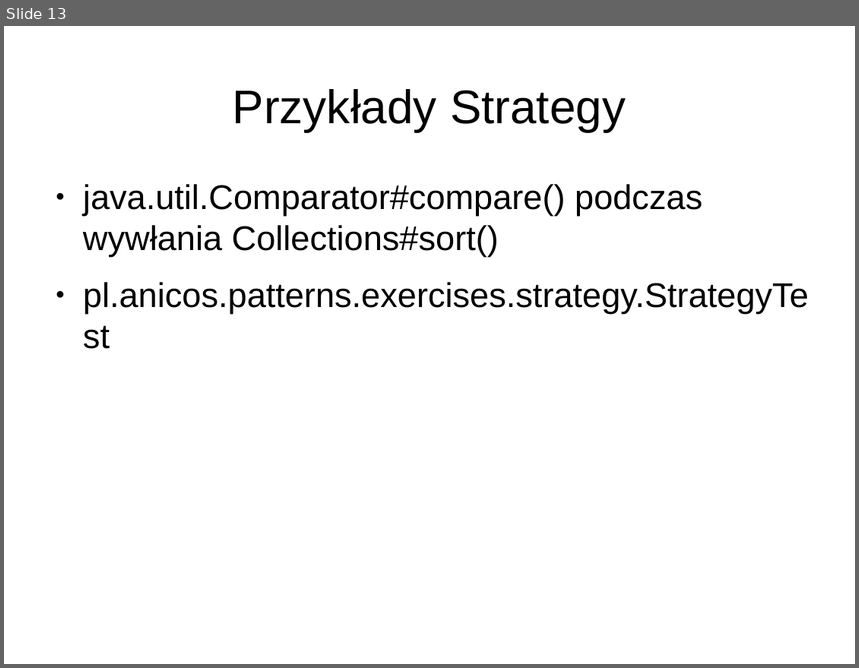
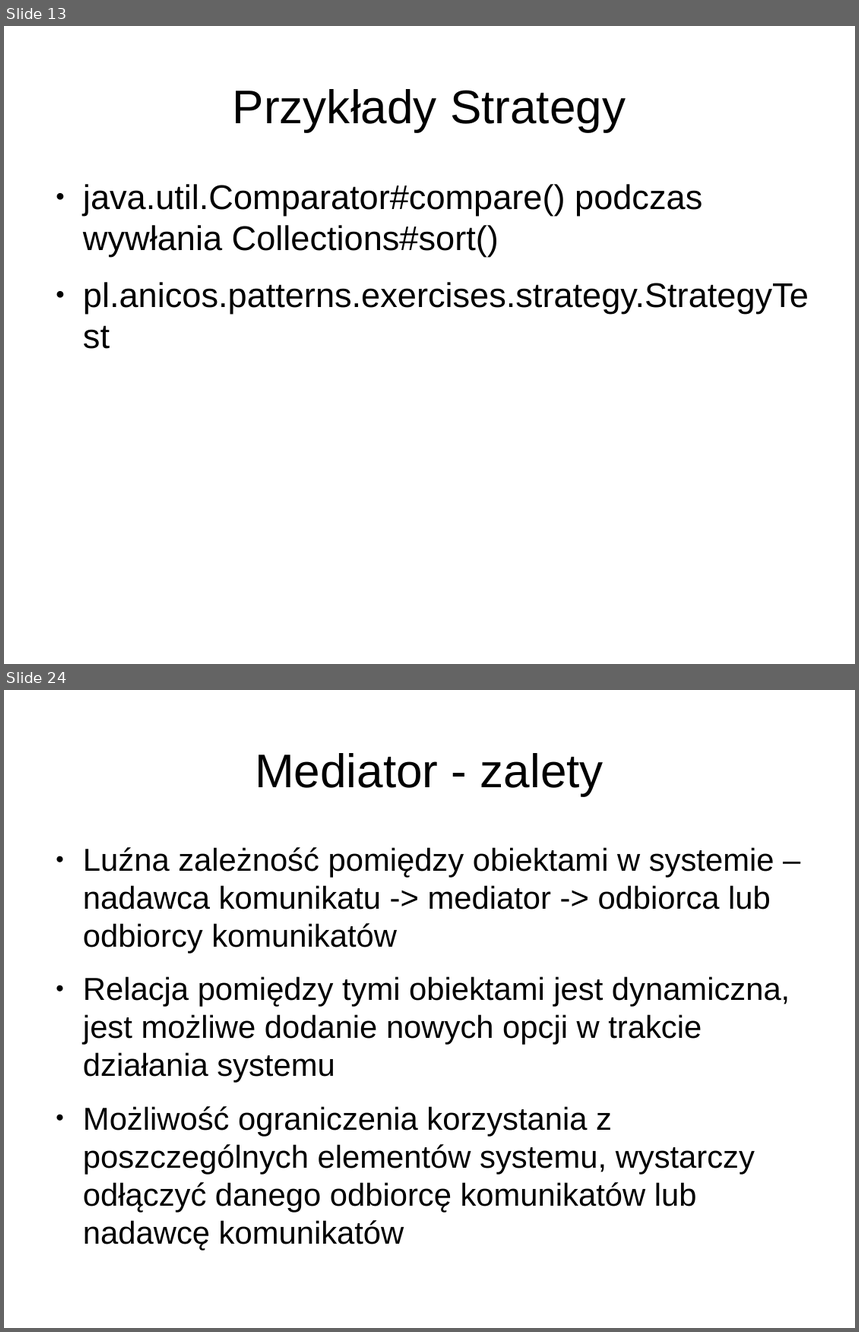
Before and after one commit to anicos/wzorce-projektowe-prezentacja, a slide deck: Part_3.odp. Shown one above the other, each under a label of ours: slide 13 before the commit, slides 13 and 24 after it; the slides between them are not shown. The pictures are 859x668 and 859x1332 pixels, drawn with LibreOffice and Linux fonts; fonts in the diff are those of the drawing. Boxes give left, top, right and bottom in pixels: in the first picture for what was removed or moved away, otherwise in the second. Text is boxed around its words. In the diff, an @@ line names an element or a change of style, - is before the commit and + after.

```diff
--- a/Part_3.odp
+++ b/Part_3.odp
@@ slide 24 added at [4, 690, 855, 1328], background #FFFFFF @@
@@ title added at [255, 753, 604, 796], 44 pt, text #000000 @@
+Mediator - zalety
@@ text added at [83, 847, 790, 1213], 29.6 pt, text #000000 @@
+● Luźna zależność pomiędzy obiektami w systemie – nadawca komunikatu -> mediator -> odbiorca lub odbiorcy komunikatów
+● Relacja pomiędzy tymi obiektami jest dynamiczna, jest możliwe dodanie nowych opcji w trakcie działania systemu
+● Możliwość ograniczenia korzystania z poszczególnych elementów systemu, wystarczy odłączyć danego odbiorcę komunikatów lub nadawcę komunikatów
```
Also in this commit, not shown: 11 other slides added, 2 other files.
